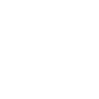
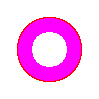
Layer changes from the first (99, 99) image to the second:
showed "ClearTrees", painted on it over [17, 17, 82, 82]
